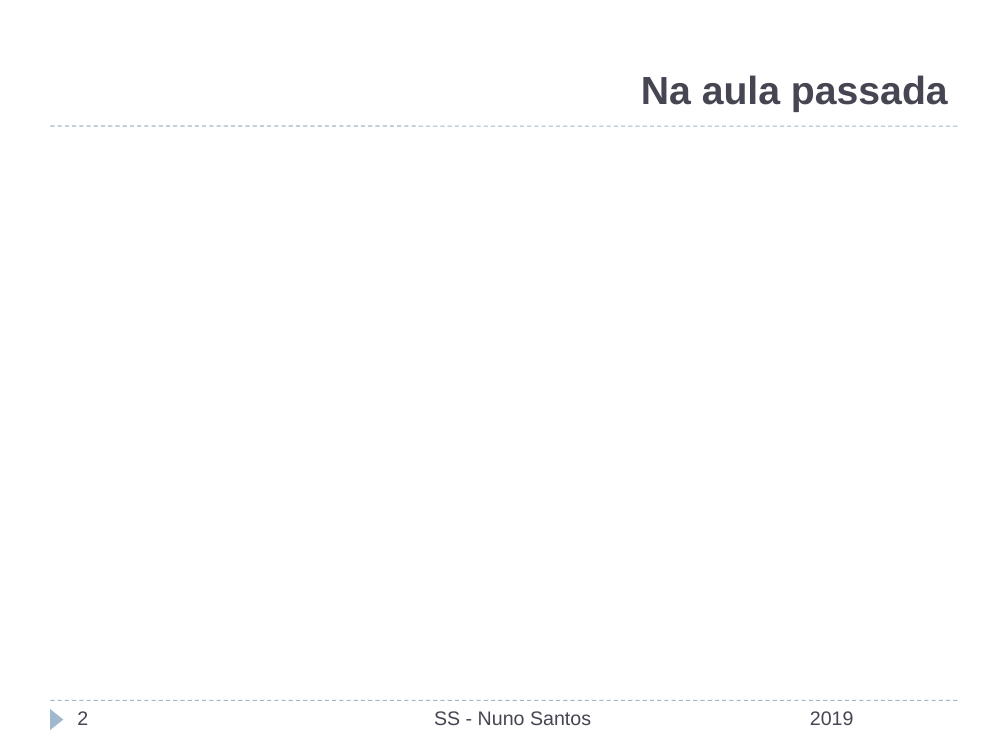
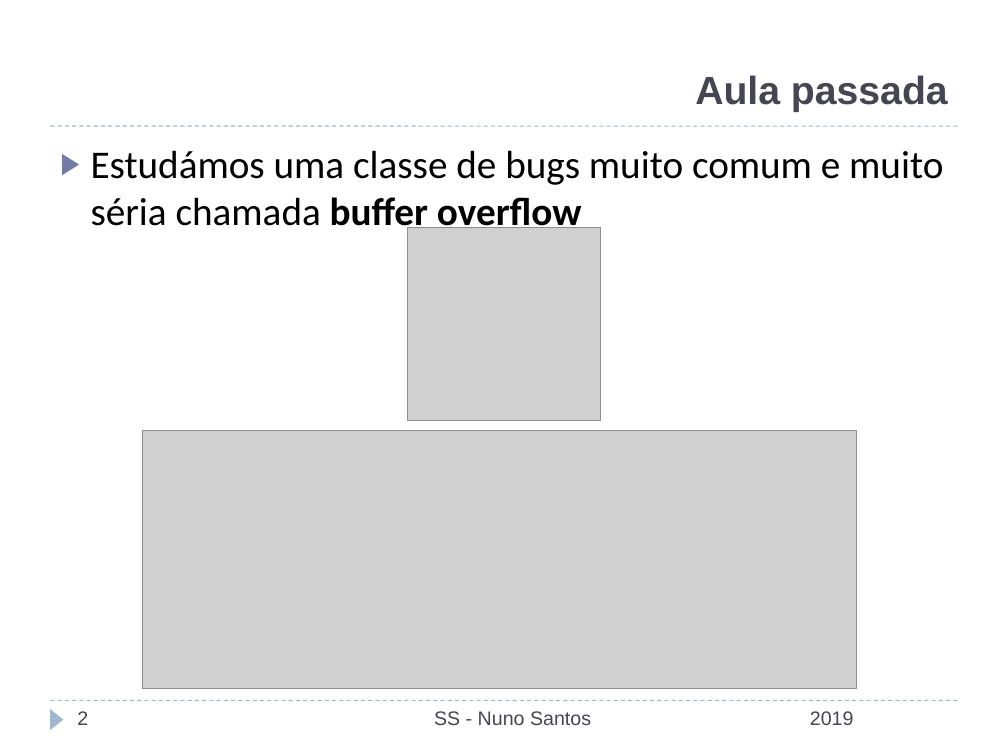
Before and after one commit to nuno-santos/acite2019, a slide deck: slide 2 of teoricas/acite2019-04-corridas_entradas.pptx. Drawn at 1008x756 pixels with LibreOffice and Linux fonts; fonts in the diff are those of the drawing; grey boxes stand for pictures; background and template pictures are left out. Boxes give left, top, right and bottom in pixels: in the first picture for what was removed or moved away, otherwise in the second. Text is boxed around its words. In the diff, an @@ line names an element or a change of style, - is before the commit and + after.

Commit message:
aula 4

```diff
--- a/teoricas/acite2019-04-corridas_entradas.pptx
+++ b/teoricas/acite2019-04-corridas_entradas.pptx
@@ title at (695, 75, 948, 112): text changed @@
-Na aula passada
+Aula passada
@@ text added at (91, 150, 943, 235), 28 pt, text #000000 @@
+▶ Estudámos uma classe de bugs muito comum e muito séria chamada buffer overflow
@@ picture added at (407, 227, 601, 420) @@
@@ picture added at (143, 430, 857, 688) @@
```
Also in this commit, not shown: 9 other slides changed, 11 slides added, 1 slide removed.
